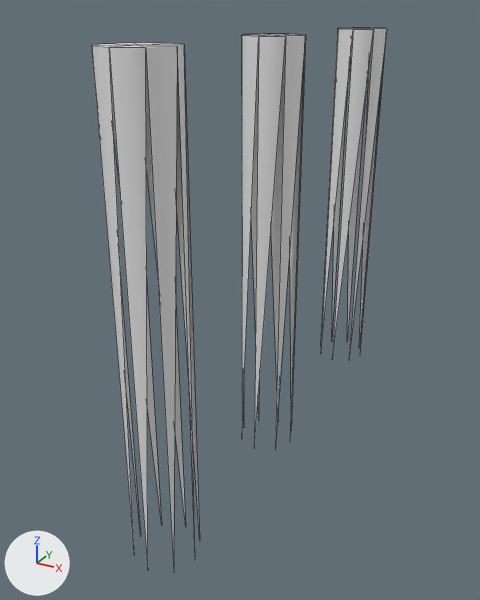
A saved change to the OBJ model models/areas/town_risen/stone_0_-1.obj.
Both versions are drawn from a 50 mm lens placed at (23.42, -3.12, 7.13), pointed at (18.83, 5.23, 2.96). Arrows for +X, +Y and +Z are at lower left; the lights stay in place. The older version comes first. Mesh edges are drawn as thin lines. Where no turn or scale is listed for an object, it has been applied to the vertices. Vertices at exactly the same position are counted once.

The first picture shows 'stone_0_-1'.
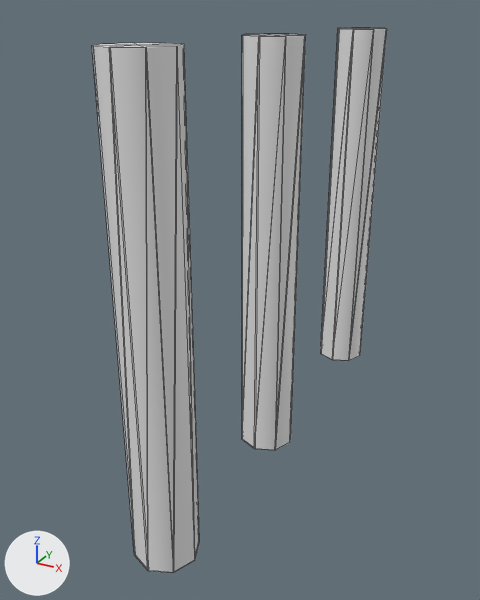
Location of each change, [x1, y1, x2, y2] in pixels of the pictures (480 x 600 px):
'stone_0_-1', reshaped: before [92, 28, 387, 568]; after [92, 28, 387, 573]
part 1 of me_stone_0__1, added: after [109, 31, 387, 573]

The edits, one by one:
me_stone_0__1 is used by ob_stone_0__1; location (0.0, 0.0, 0.0).
me_stone_0__1 had 51 vertices, 48 faces and spanned x 18.75..19.65, y 2.05..9.45, z 0.4..6.8.
me_stone_0__1 now has 123 vertices, 96 faces and spans x 18.75..19.65, y 2.05..9.45, z 0.4..6.8.
Part 1, on me_stone_0__1:
48 vertices are added at x 18.76..19.64, y 2.06..9.44, z 0.4.
24 new vertices lie (0.0, 0.0, 6.4) away from vertices in x 18.76..19.64, y 2.06..9.44, z 0.4.
48 new faces join them.
